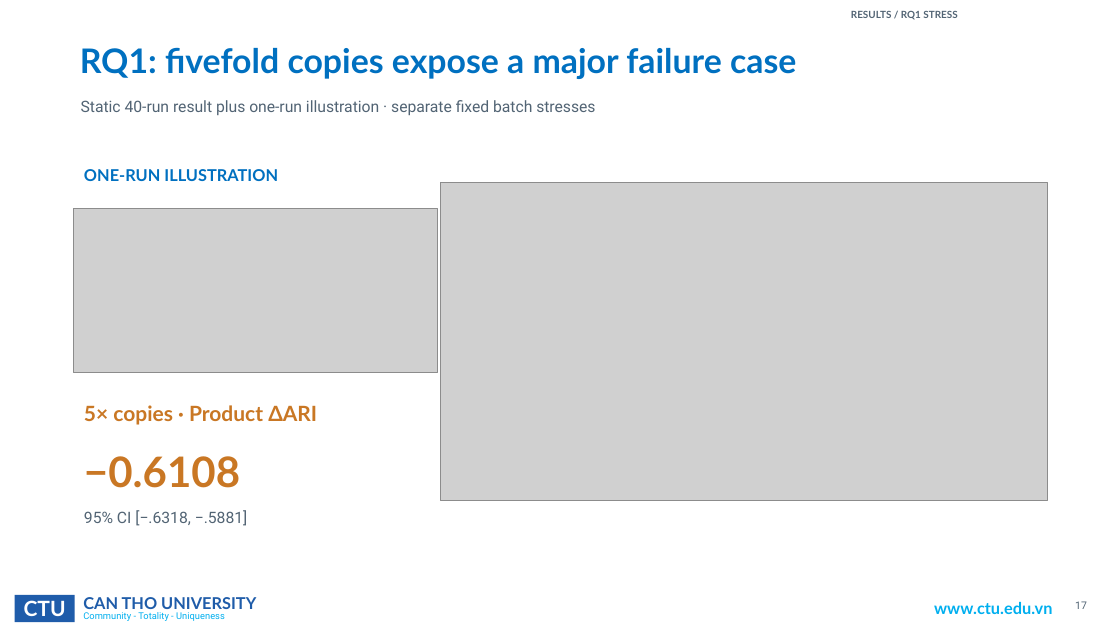
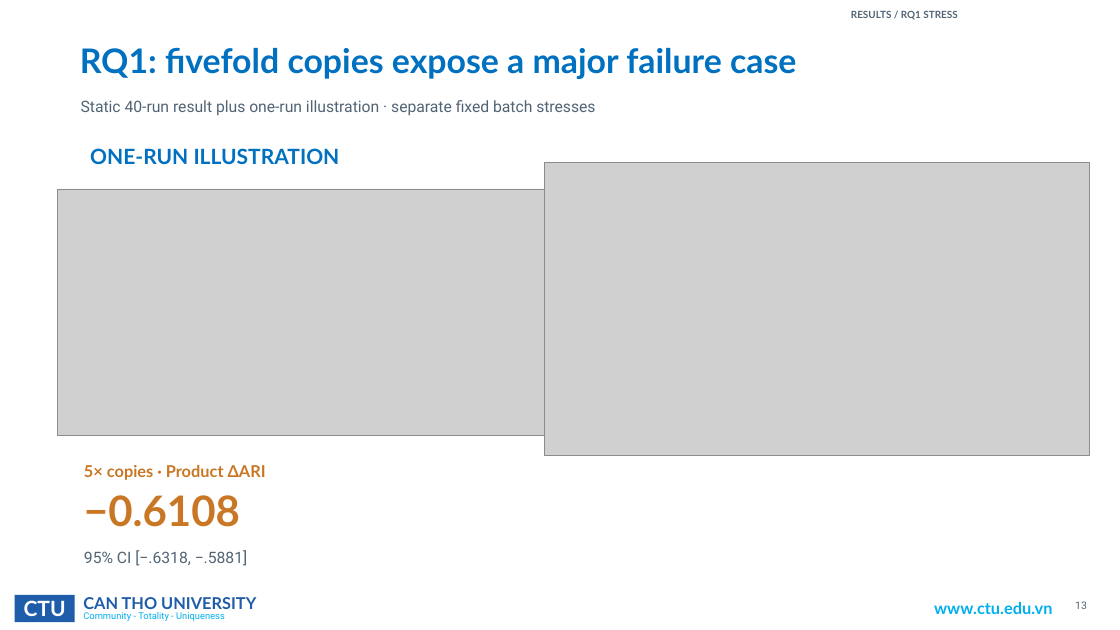
Before and after one commit to ngthtrong/nckh2, a slide deck: slide 13 of ISDS/ISDS2026_Paper_6444_Conference_Deck.pptx (slide 17 before the commit). Drawn at 1120x630 pixels with LibreOffice and Linux fonts; fonts in the diff are those of the drawing; grey boxes stand for pictures; background and template pictures are left out. Boxes give left, top, right and bottom in pixels: in the first picture for what was removed or moved away, otherwise in the second. Text is boxed around its words. In the diff, an @@ line names an element or a change of style, - is before the commit and + after.

```diff
--- a/ISDS/ISDS2026_Paper_6444_Conference_Deck.pptx
+++ b/ISDS/ISDS2026_Paper_6444_Conference_Deck.pptx
@@ text "ONE-RUN ILLUSTRATION" moved from (x1=84, y1=169, x2=278, y2=181) to (x1=90, y1=148, x2=340, y2=164) @@
@@ text "ONE-RUN ILLUSTRATION" at (x1=90, y1=148, x2=340, y2=164): size 14 to 18 pt @@
@@ picture resized from (x1=440, y1=182, x2=1048, y2=501) to (x1=544, y1=162, x2=1090, y2=456) @@
@@ picture resized from (x1=73, y1=208, x2=438, y2=372) to (x1=57, y1=189, x2=544, y2=435) @@
@@ text "−0.6108" moved from (x1=84, y1=456, x2=240, y2=488) to (x1=84, y1=495, x2=240, y2=527) @@
@@ text "5× copies · Product ΔARI" moved from (x1=84, y1=405, x2=317, y2=425) to (x1=84, y1=465, x2=266, y2=480) @@
@@ text "5× copies · Product ΔARI" at (x1=84, y1=465, x2=266, y2=480): size 18 to 14 pt @@
@@ text "95% CI [−.6318, −.5881]" moved from (x1=84, y1=510, x2=248, y2=526) to (x1=84, y1=550, x2=248, y2=566) @@
@@ page number at (x1=1072, y1=603, x2=1085, y2=609): text changed @@
-17
+13
@@ text at (x1=1075, y1=601, x2=1087, y2=609): text changed @@
-17
+13
```
Also in this commit, not shown: 15 other slides changed, 1 slide added, 5 slides removed, 49 other files.
